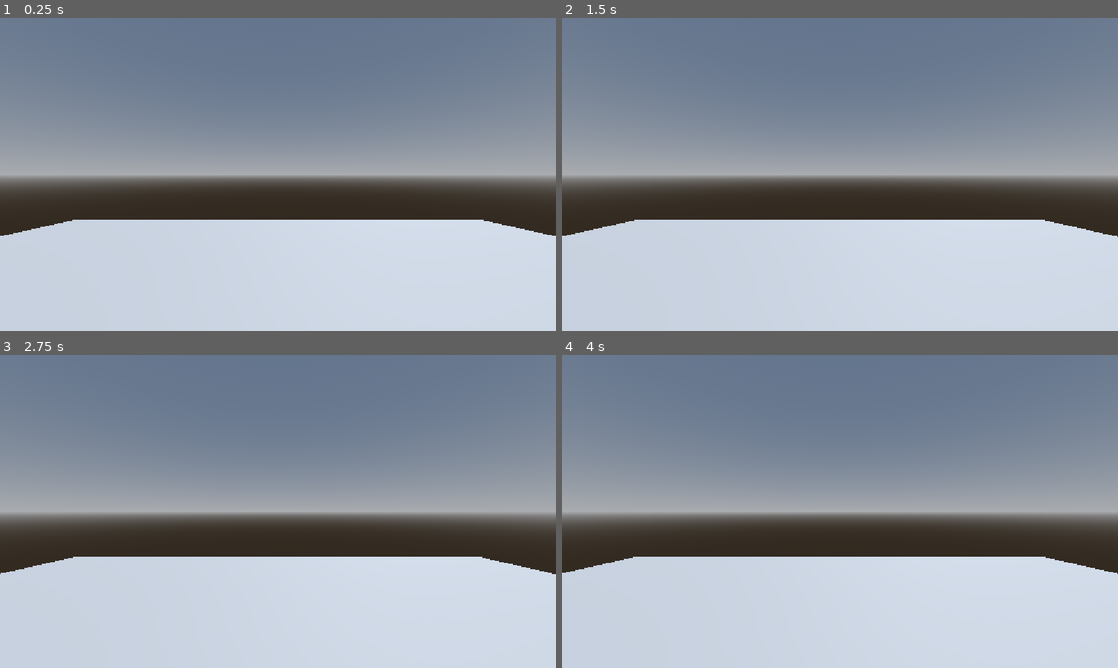
Above: before the commit, frames 1-4 (two rows, left to right).
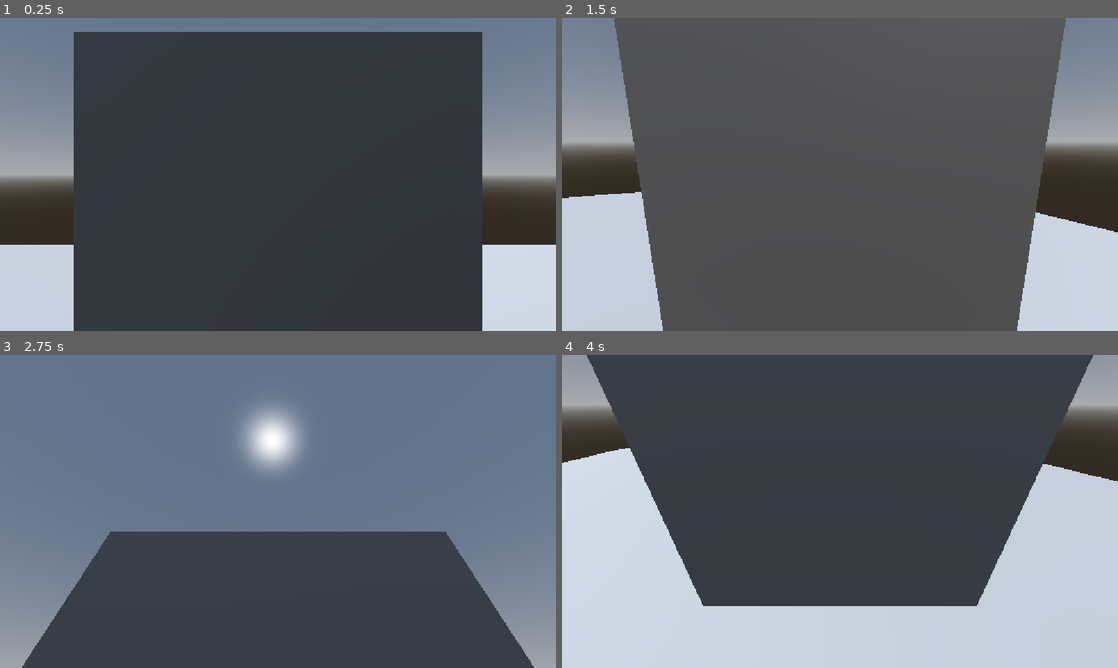
Above: after the commit, the same moments.

Repository: david-w-dev/GMTK_Jam_2026
Game: Godot game, scene res://scenes/main.tscn
The game is run twice, just before and just after one commit, with the same random seed, the same clock (stepped at 60 frames per second) and the same inputs.
Inputs (mouse positions are in pixels of both pictures, inside the frame that each line leads up to):
- Up to frame 1 (0.25 s): no input
- Up to frame 2 (1.5 s): move the mouse to (962, 158) at 0.52 s; hold D (move_right) 0.53-1.28 s; tap Space (jump, bound only after the commit) at 0.6, 0.77, 1.07, 1.35 s; move the mouse to (728, 190) at 1.27 s; hold S (move_backwards) from 1.28 s (still down)
- Up to frame 3 (2.75 s): tap Space (jump, bound only after the commit) at 1.52, 1.82, 2.1 s; move the mouse to (333, 442) at 2.02 s; release S (move_backwards) at 2.03 s; hold D (move_right) from 2.03 s (still down)
- Up to frame 4 (4 s): tap Enter at 2.75 s; move the mouse to (812, 574) at 2.77 s; release D (move_right) at 2.78 s; hold W (move_forwards) 2.78-3.53 s; tap Space (jump, bound only after the commit) at 2.85, 3.02, 3.32, 3.6, 3.77 s; move the mouse to (1006, 558) at 3.52 s; hold A (move_left) from 3.53 s (still down)

The runs differ from the first frame. In frame 1, 68% of the frame differs, in the area x 0-100%, y 4-100%; in frame 2, 77%, in the area x 0-100%, y 0-100%; in frame 3, 70%; in frame 4, 72%.

Commit message:
Backup Wed-22_22-52

Diff:
--- a/project.godot
+++ b/project.godot
@@ -42,6 +42,16 @@
 "events": [Object(InputEventKey,"resource_local_to_scene":false,"resource_name":"","device":-1,"window_id":0,"alt_press …(192 unchanged characters)…
 ]
 }
+jump={
+"deadzone": 0.2,
+"events": [Object(InputEventKey,"resource_local_to_scene":false,"resource_name":"","device":-1,"window_id":0,"alt_pressed":false,"shift_pressed":false,"ctrl_pressed":false,"meta_pressed":false,"pressed":false,"keycode":0,"physical_keycode":32,"key_label":0,"unicode":32,"location":0,"echo":false,"script":null)
+]
+}
+melee={
+"deadzone": 0.2,
+"events": [Object(InputEventMouseButton,"resource_local_to_scene":false,"resource_name":"","device":-1,"window_id":0,"alt_pressed":false,"shift_pressed":false,"ctrl_pressed":false,"meta_pressed":false,"button_mask":1,"position":Vector2(355, 9),"global_position":Vector2(364, 57),"factor":1.0,"button_index":1,"canceled":false,"pressed":true,"double_click":false,"script":null)
+]
+}
 
 [physics]
 
--- /dev/null
+++ b/scenes/enemy.tscn
@@ -0,0 +1,20 @@
+[gd_scene format=3 uid="uid://b2gtonvqxllke"]
+
+[ext_resource type="Script" uid="uid://0ao482cttjum" path="res://scripts/enemy_base.gd" id="1_7p1mj"]
+
+[sub_resource type="StandardMaterial3D" id="StandardMaterial3D_7p1mj"]
+albedo_color = Color(1, 0, 0, 1)
+
+[sub_resource type="CapsuleMesh" id="CapsuleMesh_7p1mj"]
+material = SubResource("StandardMaterial3D_7p1mj")
+
+[sub_resource type="CapsuleShape3D" id="CapsuleShape3D_md0e3"]
+
+[node name="Enemy" type="CharacterBody3D" unique_id=1095954929]
+script = ExtResource("1_7p1mj")
+
+[node name="MeshInstance3D" type="MeshInstance3D" parent="." unique_id=72708415]
+mesh = SubResource("CapsuleMesh_7p1mj")
+
+[node name="CollisionShape3D" type="CollisionShape3D" parent="." unique_id=311847449]
+shape = SubResource("CapsuleShape3D_md0e3")
--- a/scenes/level.tscn
+++ b/scenes/level.tscn
@@ -1,10 +1,10 @@
 [gd_scene format=3 uid="uid://b4yorohadmnh"]
 
 [sub_resource type="BoxShape3D" id="BoxShape3D_bbe8a"]
-size = Vector3(12, 0.12475586, 12)
+size = Vector3(23, 0.12475586, 16)
 
 [sub_resource type="BoxMesh" id="BoxMesh_4endv"]
-size = Vector3(12, 0.13647461, 12)
+size = Vector3(24, 0.13647461, 16)
 
 [node name="Level" type="Node3D" unique_id=1775775608]
 
--- a/scenes/main.tscn
+++ b/scenes/main.tscn
@@ -1,7 +1,9 @@
 [gd_scene format=3 uid="uid://dpr25p0pbijeq"]
 
 [ext_resource type="PackedScene" uid="uid://dys0os1sf1ys8" path="res://scenes/player.tscn" id="1_ig7tw"]
+[ext_resource type="Script" uid="uid://gwqjph14tr41" path="res://scripts/main.gd" id="1_jyhfs"]
 [ext_resource type="PackedScene" uid="uid://b4yorohadmnh" path="res://scenes/level.tscn" id="2_0wfyh"]
+[ext_resource type="Script" uid="uid://cvhx1v52e8234" path="res://scripts/enemy_spawner.gd" id="3_sugp2"]
 
 [sub_resource type="ProceduralSkyMaterial" id="ProceduralSkyMaterial_ig7tw"]
 sky_horizon_color = Color(0.66224277, 0.6717428, 0.6867428, 1)
@@ -15,6 +17,7 @@
 sky = SubResource("Sky_0xm2m")
 
 [node name="main" type="Node3D" unique_id=907800234]
+script = ExtResource("1_jyhfs")
 
 [node name="WorldEnvironment" type="WorldEnvironment" parent="." unique_id=720583688]
 environment = SubResource("Environment_h2yge")
@@ -27,3 +30,6 @@
 transform = Transform3D(1, 0, 0, 0, 1, 0, 0, 0, 1, 0, 1.335372, 0)
 
 [node name="Level" parent="." unique_id=1775775608 instance=ExtResource("2_0wfyh")]
+
+[node name="Enemy Spawner" type="Node3D" parent="." unique_id=1221274126]
+script = ExtResource("3_sugp2")
--- a/scenes/player.tscn
+++ b/scenes/player.tscn
@@ -1,14 +1,22 @@
 [gd_scene format=3 uid="uid://dys0os1sf1ys8"]
 
 [ext_resource type="Script" uid="uid://pgqo0fqoxqqs" path="res://scripts/player.gd" id="1_3vyb7"]
+[ext_resource type="PackedScene" uid="uid://6auf6d4rpou4" path="res://scenes/sword.tscn" id="2_g2els"]
 
 [sub_resource type="CapsuleShape3D" id="CapsuleShape3D_auouy"]
 
 [node name="player" type="CharacterBody3D" unique_id=473150346]
 script = ExtResource("1_3vyb7")
-movement_speed = 100
+movement_speed = 50
+jump_speed = 5
+mouse_sensitivity = 0.005
 
 [node name="CollisionShape3D" type="CollisionShape3D" parent="." unique_id=1910191105]
+transform = Transform3D(1, 0, 0, 0, 1, 0, 0, 0, 1, 0, 1, 0)
 shape = SubResource("CapsuleShape3D_auouy")
 
 [node name="Camera3D" type="Camera3D" parent="." unique_id=1603516755]
+transform = Transform3D(1, 0, 0, 0, 1, 0, 0, 0, 1, 0, 1.75, 0)
+
+[node name="sword" parent="." unique_id=1032782066 instance=ExtResource("2_g2els")]
+transform = Transform3D(1, 0, 0, 0, 1, 0, 0, 0, 1, 0, 1.6, -1)
--- /dev/null
+++ b/scenes/sword.tscn
@@ -0,0 +1,14 @@
+[gd_scene format=3 uid="uid://6auf6d4rpou4"]
+
+[sub_resource type="BoxShape3D" id="BoxShape3D_ej6i0"]
+
+[sub_resource type="BoxMesh" id="BoxMesh_auouy"]
+
+[node name="sword" type="Area3D" unique_id=1032782066]
+
+[node name="CollisionShape3D" type="CollisionShape3D" parent="." unique_id=1326302623]
+shape = SubResource("BoxShape3D_ej6i0")
+
+[node name="MeshInstance3D" type="MeshInstance3D" parent="." unique_id=717796710]
+cast_shadow = 0
+mesh = SubResource("BoxMesh_auouy")
--- /dev/null
+++ b/scripts/enemy_base.gd
@@ -0,0 +1,11 @@
+extends CharacterBody3D
+
+
+const SPEED = 5.0
+const JUMP_VELOCITY = 4.5
+
+
+func _physics_process(delta: float) -> void:
+	pass
+
+	move_and_slide()
--- /dev/null
+++ b/scripts/enemy_spawner.gd
@@ -0,0 +1,22 @@
+extends Node3D
+
+var enemy_scene = preload("res://scenes/enemy.tscn")
+@export var spawn_range = 10.0
+
+func _ready() -> void:
+	spawn_enemy()
+
+
+# Called every frame. 'delta' is the elapsed time since the previous frame.
+func _process(delta: float) -> void:
+	pass
+
+func spawn_enemy():
+	var random_x = randf_range(-spawn_range, spawn_range)
+	var random_z = randf_range(-spawn_range, spawn_range)
+
+	var spawn_pos = global_position + Vector3(random_x, 0, random_z)
+
+	var enemy = enemy_scene.instantiate()
+	enemy.global_position = spawn_pos
+	add_child(enemy)
--- /dev/null
+++ b/scripts/main.gd
@@ -0,0 +1,10 @@
+extends Node3D
+
+
+# Called when the node enters the scene tree for the first time.
+func _ready() -> void:
+	Input.mouse_mode = Input.MOUSE_MODE_CAPTURED
+
+# Called every frame. 'delta' is the elapsed time since the previous frame.
+func _process(delta: float) -> void:
+	pass
--- a/scripts/player.gd
+++ b/scripts/player.gd
@@ -2,18 +2,35 @@
 
 @export_group("movement")
 @export var movement_speed: int
+@export var jump_speed: int
+@export var mouse_sensitivity: float
+
+
+var gravity = ProjectSettings.get_setting("physics/3d/default_gravity")
 
 # Called when the node enters the scene tree for the first time.
 func _ready() -> void:
-	pass # Replace with function body.
-
+	pass
 
 # Called every frame. 'delta' is the elapsed time since the previous frame.
 func _process(delta: float) -> void:
 	pass
 
+func _input(event):
+	if event is InputEventMouseMotion and Input.mouse_mode == Input.MOUSE_MODE_CAPTURED:
+		rotate_y(-event.relative.x * mouse_sensitivity)
+		$Camera3D.rotate_x(-event.relative.y * mouse_sensitivity)
+		$Camera3D.rotation.x = clampf($Camera3D.rotation.x, -deg_to_rad(70), deg_to_rad(70))
+
+
 func _physics_process(delta: float) -> void:
+	# handle movement
+	velocity.y -= gravity * delta
 	var input = Input.get_vector("move_left", "move_right", "move_forwards", "move_backwards")
-	print(input)
-	velocity = Vector3(input.x, input.y, 0) * delta
+	var dir = transform.basis * Vector3(input.x, 0, input.y)
+	velocity.x = dir.x * movement_speed * delta
+	velocity.z = dir.z * movement_speed * delta
 	move_and_slide()
+	if is_on_floor() and Input.is_action_just_pressed("jump"):
+		print("jumping")
+		velocity.y = jump_speed
Not shown, added: scripts/enemy_base.gd.uid
Not shown, added: scripts/enemy_spawner.gd.uid
Not shown, added: scripts/main.gd.uid
